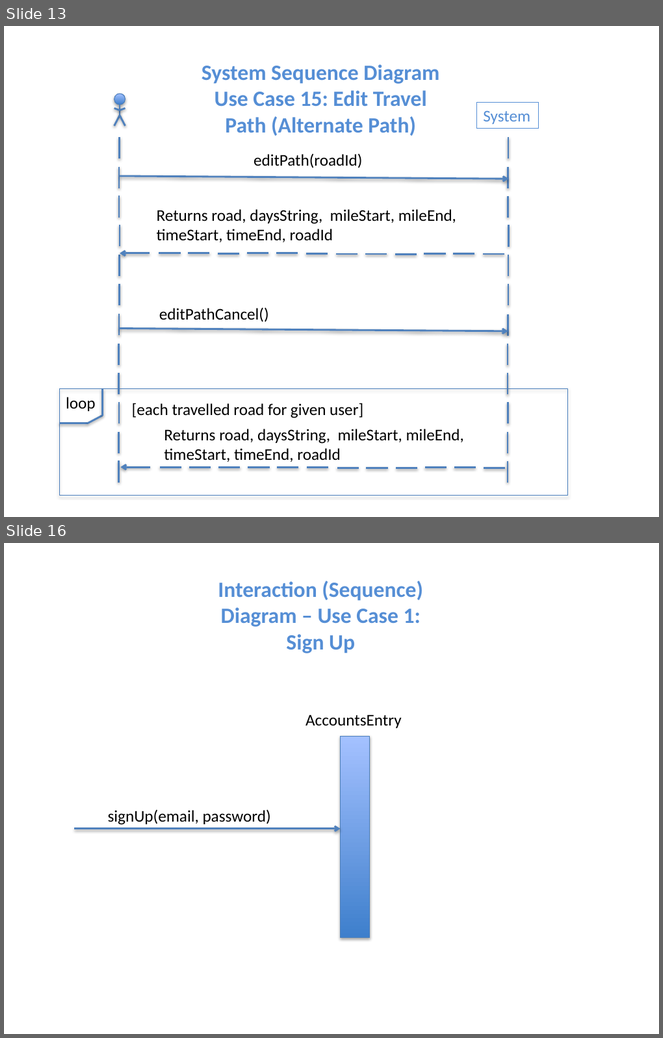
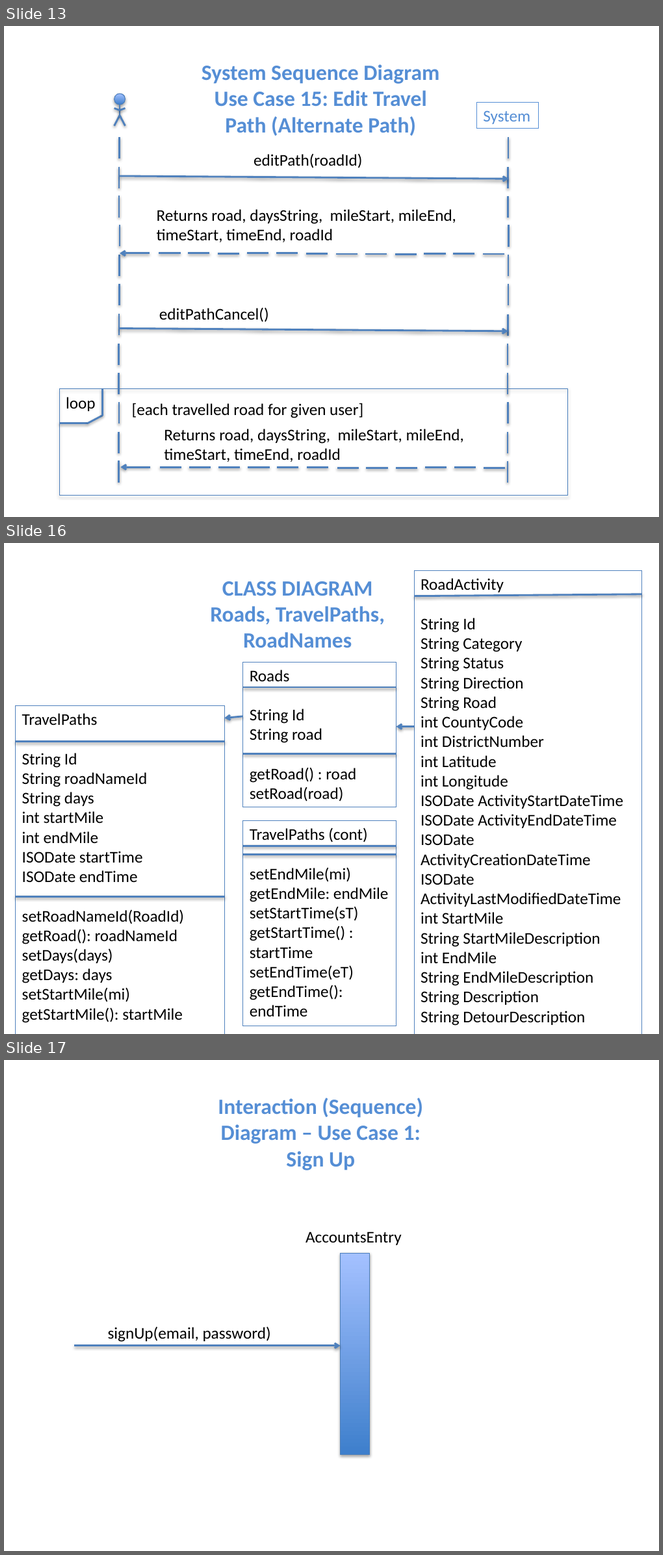
Before and after one commit to niemilkm/csc440-KevinNiemiller, a slide deck: deliverables/iteration2/other/DomainModel_SSD_ClassDiagrams.pptx. Shown one above the other, each under a label of ours: slides 13 and 16 before the commit, slides 13, 16 and 17 after it; the slides between them are not shown. The pictures are 663x1038 and 663x1555 pixels, drawn with LibreOffice and Linux fonts; fonts in the diff are those of the drawing. Boxes give left, top, right and bottom in pixels: in the first picture for what was removed or moved away, otherwise in the second. Text is boxed around its words. In the diff, an @@ line names an element or a change of style, - is before the commit and + after.

```diff
--- a/deliverables/iteration2/other/DomainModel_SSD_ClassDiagrams.pptx
+++ b/deliverables/iteration2/other/DomainModel_SSD_ClassDiagrams.pptx
@@ slide 16 added at [4, 543, 659, 1034], background #FFFFFF @@
@@ text added at [210, 581, 385, 648], 24 pt, text #558ED5, bold @@
+CLASS DIAGRAM
+Roads, TravelPaths, RoadNames
@@ rectangle added at [414, 570, 642, 1034], outline #4F81BD 0.75 pt, 18 pt, text #000000 @@
+RoadActivity
+String Id
+String Category
+String Status
+String Direction
+String Road
+int CountyCode
+int DistrictNumber
+int Latitude
+int Longitude
+ISODate ActivityStartDateTime
+ISODate ActivityEndDateTime
+ISODate ActivityCreationDateTime
+ISODate ActivityLastModifiedDateTime
+int StartMile
+String StartMileDescription
+int EndMile
+String EndMileDescription
+String Description
+String DetourDescription
@@ line added from (414, 596) to (642, 594), #4F81BD 2 pt @@
@@ rectangle added at [243, 662, 397, 808], outline #4F81BD 0.75 pt, 18 pt, text #000000 @@
+Roads
+String Id
+String road
+getRoad() : road
+setRoad(road)
@@ line added from (243, 687) to (397, 687), #4F81BD 2 pt @@
@@ rectangle added at [16, 705, 225, 1034], outline #4F81BD 0.75 pt, 18 pt, text #000000 @@
+TravelPaths
+String Id
+String roadNameId
+String days
+int startMile
+int endMile
+ISODate startTime
+ISODate endTime
+setRoadNameId(RoadId)
+getRoad(): roadNameId
+setDays(days)
+getDays: days
+setStartMile(mi)
+getStartMile(): startMile
@@ arrow added from (243, 717) to (225, 718), #4F81BD 2 pt @@
@@ arrow added from (414, 726) to (397, 726), #4F81BD 2 pt @@
@@ line added from (16, 741) to (225, 741), #4F81BD 2 pt @@
@@ line added from (243, 754) to (397, 754), #4F81BD 2 pt @@
@@ rectangle added at [243, 821, 397, 1026], outline #4F81BD 0.75 pt, 18 pt, text #000000 @@
+TravelPaths (cont)
+setEndMile(mi)
+getEndMile: endMile
+setStartTime(sT)
+getStartTime() : startTime
+setEndTime(eT)
+getEndTime(): endTime
@@ line added from (243, 847) to (397, 847), #4F81BD 2 pt @@
@@ line added from (243, 855) to (397, 855), #4F81BD 2 pt @@
@@ line added from (16, 897) to (225, 897), #4F81BD 2 pt @@
@@ what was slide 16 is now slide 17 @@
```
Also in this commit, not shown: 2 slides changed, 2 other files.
